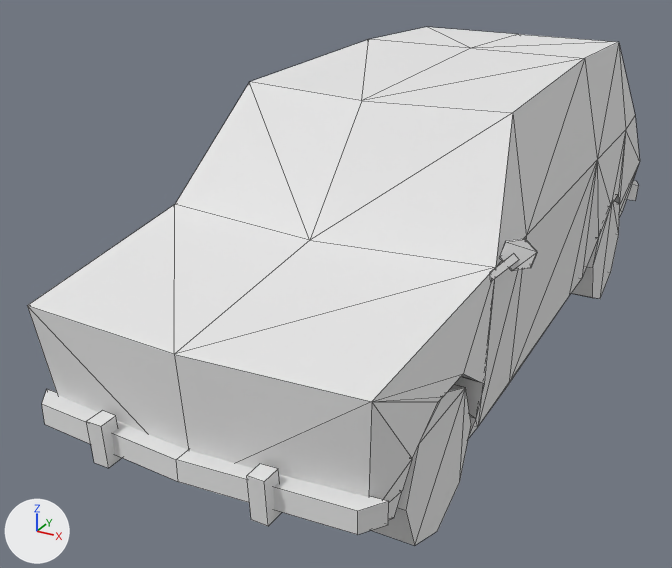
The OBJ model Assets/Models/PSX_Style_Cars_by_GGBot_(August2023)/Car 01/Car.obj as it was, and as the next commit left it.
Rendered twice from a 50 mm lens placed at (2.71, -6.22, 3.4), pointed at (-0.43, -0.52, 0.55). Lighting does not change. The marker at lower left points along +X, +Y and +Z. The older version comes first. Mesh edges are drawn as thin lines. Where no turn or scale is listed for an object, it has been applied to the vertices.

Names of what the first picture shows: 'Car'.
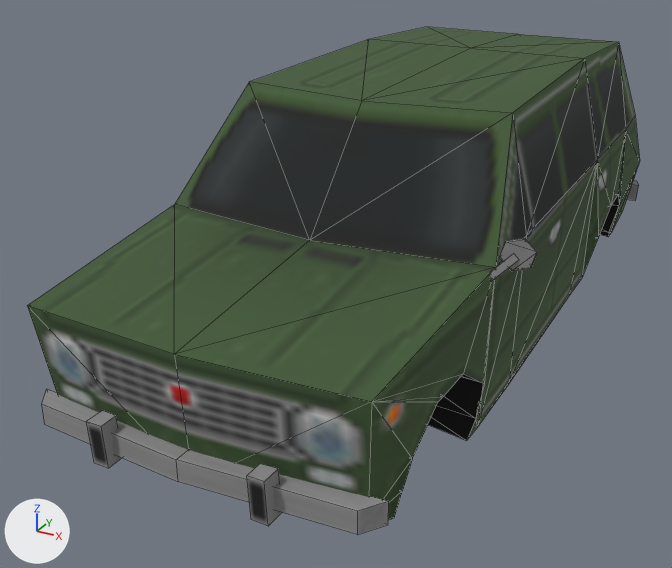
Where the change shows, as pixel boxes (x1, y1, x2, y2) in the pictures (672 x 568 px):
'Car', surface changed, reshaped (darker)
    before: (27, 27, 640, 545)
    after: (27, 27, 640, 534)
part 1 of me_car, deleted
    before: (371, 384, 471, 545)
part 2 of me_car, deleted
    before: (571, 201, 620, 299)

Patch to the scene script:
```diff
--- a/Assets/Models/PSX_Style_Cars_by_GGBot_(August2023)/Car 01/Car.obj.py
+++ b/Assets/Models/PSX_Style_Cars_by_GGBot_(August2023)/Car 01/Car.obj.py
@@ img_car_png @@
+img_car_png = load_image('car.png', 'car.png', 128, 128, 'sRGB')
@@ mat_car_mat @@
 mat_car_mat = principled_material('car_mat')
-mat_car_mat.base_color = (0.8, 0.8, 0.8)  # white #e7e7e7
-mat_car_mat.roughness = 1.0
+mat_car_mat.texture = img_car_png
+mat_car_mat.roughness = 0.895
@@ me_car @@
 # used by ob_car; location = (0.0, 0.0, 0.0)
-me_car.from_pydata(...)  # 249 vertices, 330 faces; spans x -1.21..1.35, y -3.07..3.08, z -0.04..2.14
+me_car.from_pydata(...)  # 185 vertices, 266 faces; spans x -1.21..1.35, y -3.07..3.08, z 0.29..2.14
+# me_car part 1: the loose piece of 16 vertices spanning x 0.86..1.13, y -2.61..-1.7, z -0.04..0.88 is deleted
+# me_car part 2: the loose piece of 16 vertices spanning x 0.86..1.13, y 1.05..1.97, z -0.04..0.88 is deleted
+# other edits to the shape of me_car do not show in these pictures
 me_car.materials.append(mat_car_mat)
```
